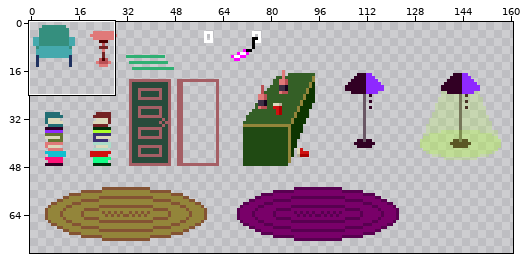
One commit to this sprite sheet: Assets/Sprites/Objects_Spritesheet.png. The first picture is a wide view before the edit; the outline marks the close-up.
Close-up. Earlier state:
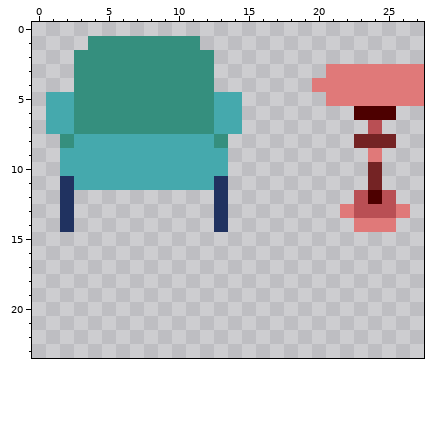
The file is 256x256 pixels. Shown: x 0..27, y 0..23. The wide view leaves out empty margins.
Now the later version:
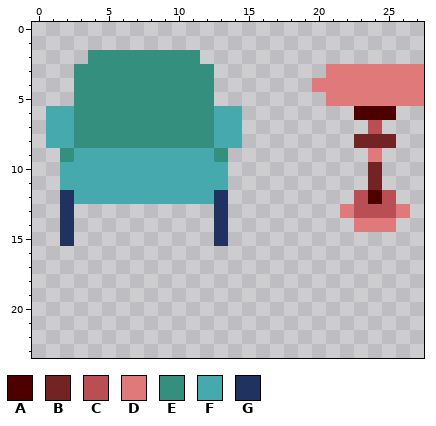
Palette (. is transparent): A #4d0000  B #742324  C #b94f54  D #e07979  E #358f7e  F #45a9ad  G #203260
What changed:
y 1: x 4..11 EEEEEEEE -> ........
y 2: x 3 E -> .; x 12 E -> .
y 5: x 1..2 FF -> ..; x 13..14 FF -> ..
y 8: x 1..14 .EFFFFFFFFFFE. -> FFEEEEEEEEEEFF
y 9: x 2 F -> E; x 13 F -> E
y 11: x 2 G -> F; x 13 G -> F
y 12: x 3..12 .......... -> FFFFFFFFFF
y 15: x 2 . -> G; x 13 . -> G
